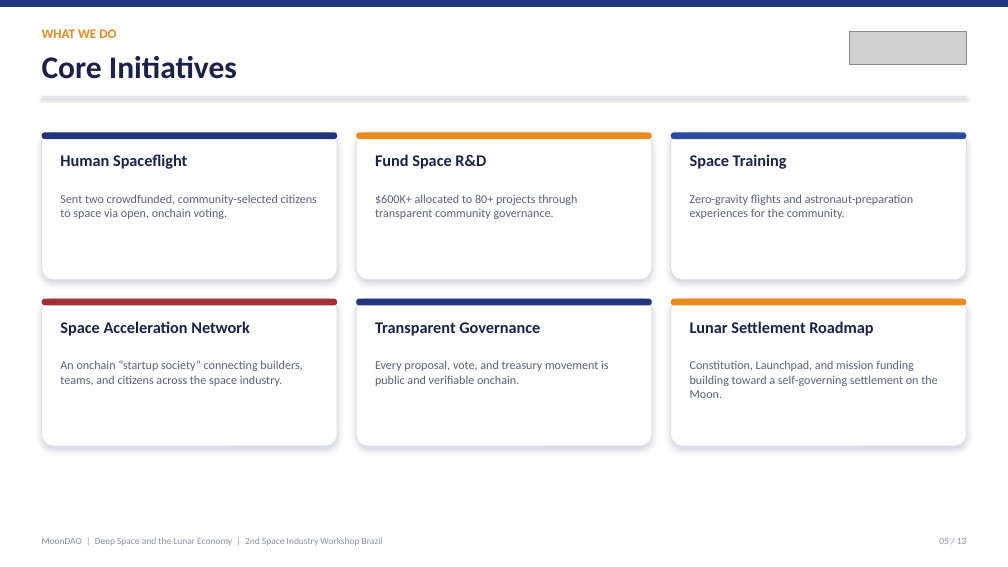
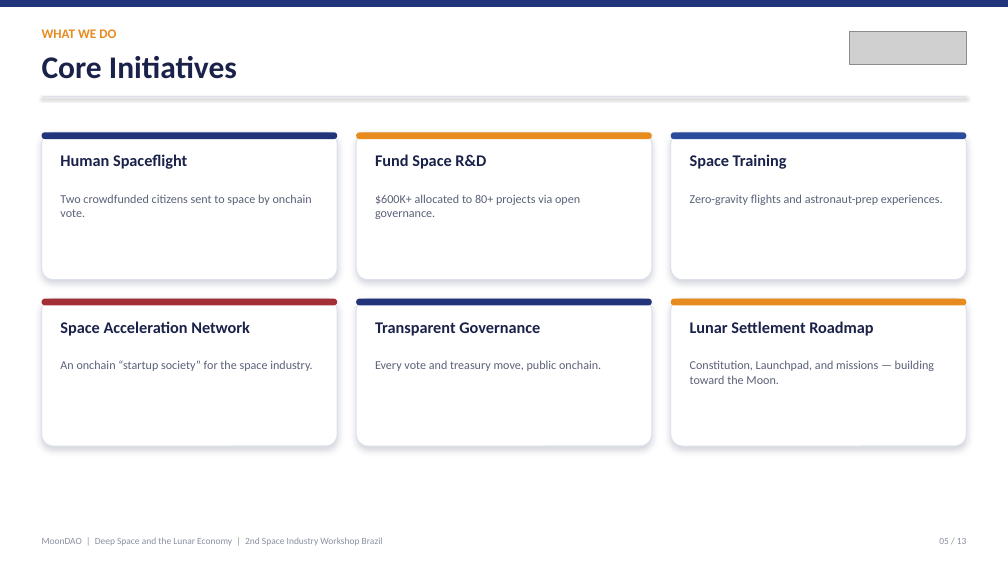
Before and after one commit to Official-MoonDao/MoonDAO, a slide deck: slide 5 of presentations/rio-innovation-week-2026/dist/MoonDAO_Rio_Innovation_Week.pptx. Drawn at 1008x567 pixels with LibreOffice and Linux fonts; fonts in the diff are those of the drawing; grey boxes stand for pictures. Boxes give left, top, right and bottom in pixels: in the first picture for what was removed or moved away, otherwise in the second. Text is boxed around its words. In the diff, an @@ line names an element or a change of style, - is before the commit and + after.

```diff
--- a/presentations/rio-innovation-week-2026/dist/MoonDAO_Rio_Innovation_Week.pptx
+++ b/presentations/rio-innovation-week-2026/dist/MoonDAO_Rio_Innovation_Week.pptx
@@ text at [60, 194, 312, 217]: text changed @@
-Sent two crowdfunded, community-selected citizens to space via open, onchain voting.
+Two crowdfunded citizens sent to space by onchain vote.
@@ text at [375, 194, 580, 219]: text changed @@
-$600K+ allocated to 80+ projects through transparent community governance.
+$600K+ allocated to 80+ projects via open governance.
@@ text at [690, 194, 943, 205]: text changed @@
-Zero-gravity flights and astronaut-preparation experiences for the community.
+Zero-gravity flights and astronaut-prep experiences.
@@ text at [60, 360, 312, 371]: text changed @@
-An onchain “startup society” connecting builders, teams, and citizens across the space industry.
+An onchain “startup society” for the space industry.
@@ text at [375, 360, 601, 371]: text changed @@
-Every proposal, vote, and treasury movement is public and verifiable onchain.
+Every vote and treasury move, public onchain.
@@ text at [690, 360, 934, 384]: text changed @@
-Constitution, Launchpad, and mission funding building toward a self-governing settlement on the Moon.
+Constitution, Launchpad, and missions — building toward the Moon.
```
Also in this commit, not shown: 7 other slides changed, 2 slides added, 2 slides removed, 15 other files.
